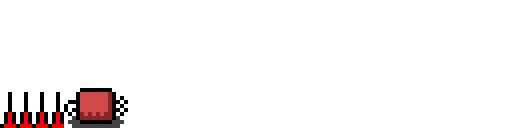
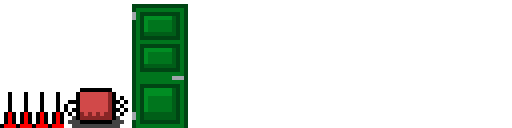
Layers edited between the first and the second 512x128 image:
painted on "Layer 1" over [132, 4, 188, 128]
